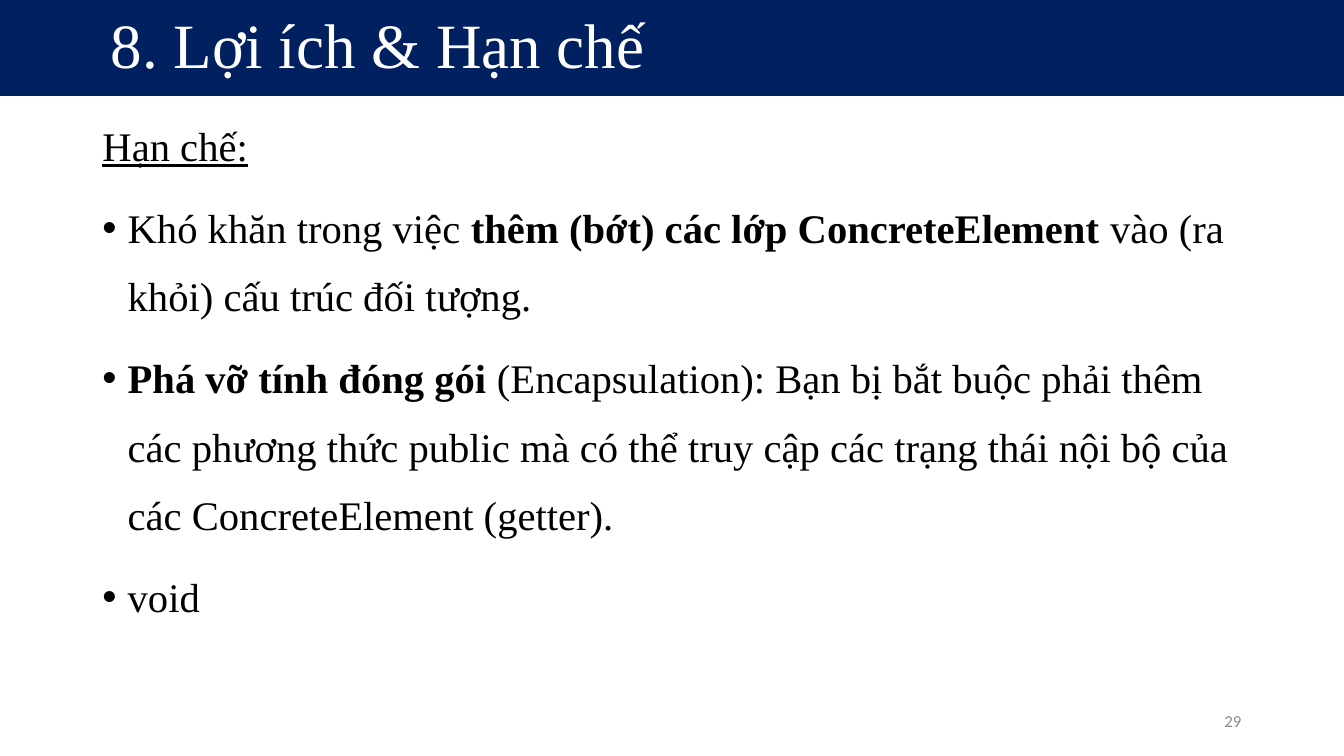
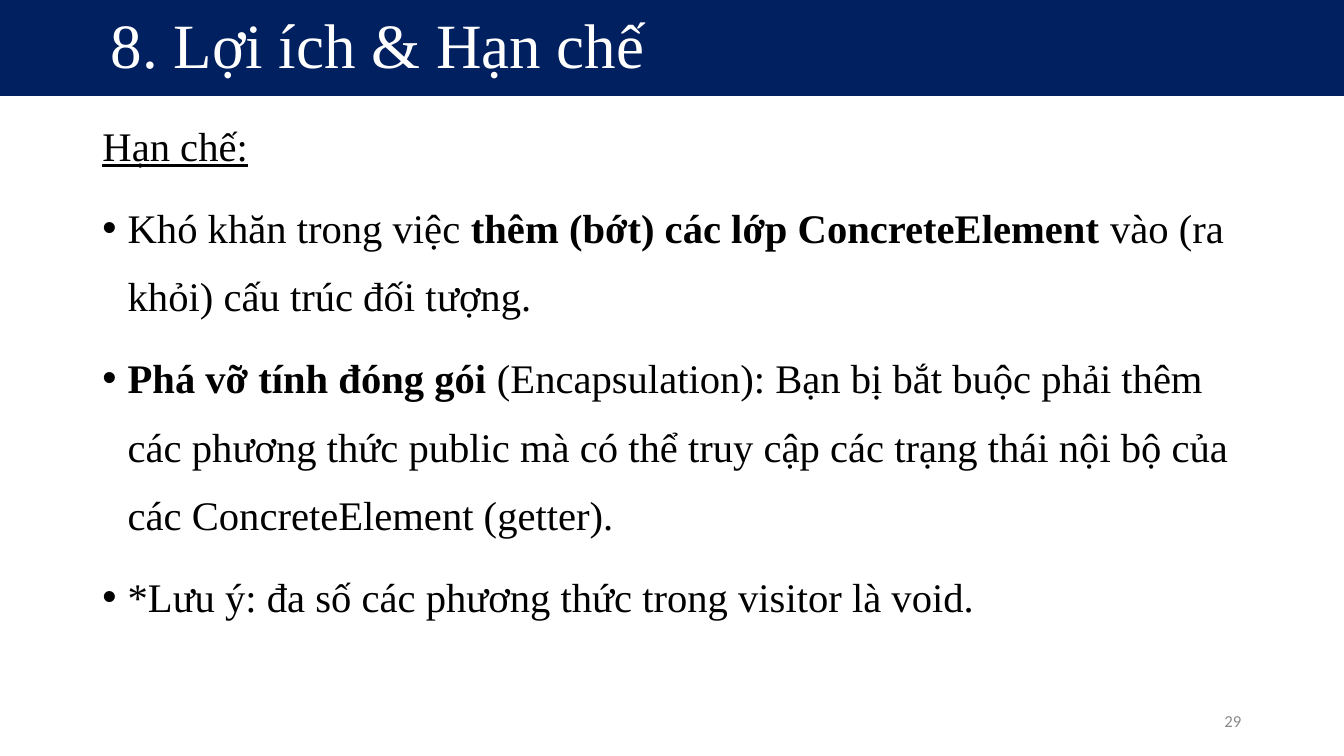
Before and after one commit to kieuconghau/lthdt-18clc1-09, a slide deck: slide 29 of Design Patterns/Design Patterns [Official]/Visitor/Visitor Design Pattern [Official].pptx. Drawn at 1344x756 pixels with LibreOffice and Linux fonts; fonts in the diff are those of the drawing. Boxes give left, top, right and bottom in pixels: in the first picture for what was removed or moved away, otherwise in the second. Text is boxed around its words. In the diff, an @@ line names an element or a change of style, - is before the commit and + after.

Commit message:
Visitor: Update

```diff
--- a/Design Patterns/Design Patterns [Official]/Visitor/Visitor Design Pattern [Official].pptx
+++ b/Design Patterns/Design Patterns [Official]/Visitor/Visitor Design Pattern [Official].pptx
@@ text at (128, 582, 973, 620): text changed @@
-• void
+• *Lưu ý: đa số các phương thức trong visitor là void.
```
Also in this commit, not shown: 3 other slides changed, 2 slides added, 1 slide removed, 5 other files.
